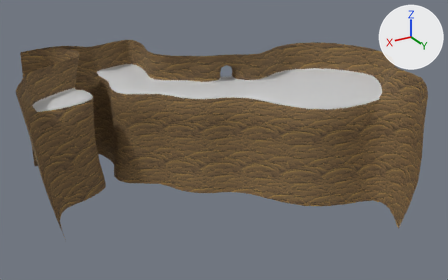
What one commit did to the FBX model BugSplat/Assets/WIP/Christian/Christian Models/Hub.FBX.
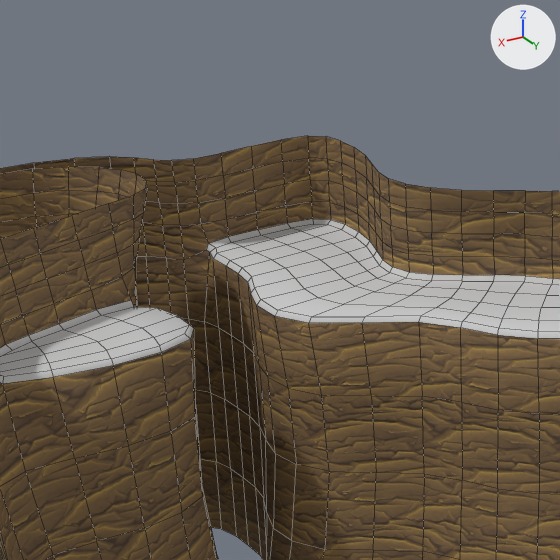
Each version is shown whole from a camera (50 mm lens) standing at (49.8, 117.8, 40.8) and looking at (-10.1, 18.1, -9.1), then close up on the part from 8% to 45% of the width and 0% to 58% of the height. The lights are fixed; the arrows at upper right show +X, +Y and +Z. The close-ups show mesh edges as thin lines. Where no turn or scale is listed for an object, it has been applied to the vertices.

Names of what the first close-up shows: 'Hub'.
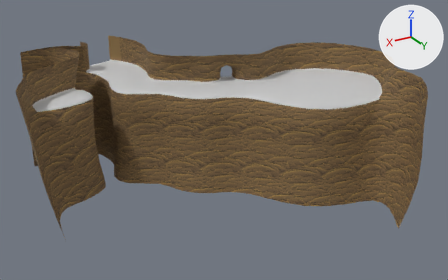
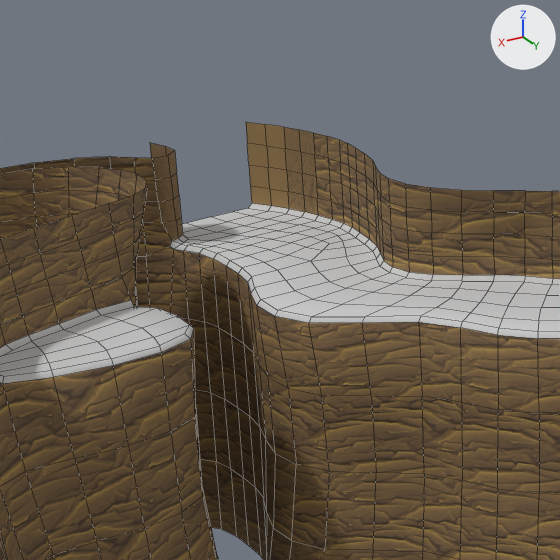
Commit message: hub scene updates.

Pixel boxes [x1, y1, x2, y2] of what changed, in the close-ups (560 x 560 px):
```json
{"object": "Hub", "change": "reshaped", "before": [0, 136, 560, 560], "after": [0, 122, 560, 560]}
{"part": 1, "of": "me_mesh", "change": "built on", "before": [134, 140, 431, 328], "after": [134, 122, 431, 328]}
{"part": 2, "of": "me_mesh", "change": "surface changed", "before": [153, 136, 376, 260], "after": [152, 136, 379, 262]}
{"part": 3, "of": "me_mesh", "change": "recoloured", "before": [227, 213, 258, 237], "after": [184, 239, 210, 244]}
```

The change, as JSON lines over the scene's bpy script:
```json
{"block": "me_mesh", "where": "# used by ob_hub; location = (0.0, 0.0, 0.0)"}
{"op": "remove", "block": "me_mesh", "code": "me_mesh.from_pydata(...)  # 888 vertices, 794 faces; spans x -45.2..29.2, y -16.1..50.3, z -20.0..6.0"}
{"op": "add", "block": "me_mesh", "code": "me_mesh.from_pydata(...)  # 954 vertices, 851 faces; spans x -45.2..29.2, y -18.6..50.3, z -20.0..6.0"}
{"block": "me_mesh", "change": "me_mesh part 1"}
{"block": "me_mesh", "change": "14 vertices are removed from x -4.0..7.6, y -13.1..-5.0, z -0.9..6.0"}
{"block": "me_mesh", "change": "37 faces are deleted"}
{"block": "me_mesh", "change": "6 vertices in x -3.9..-3.6, y -6.2..-6.1, z 0.0..6.0 move by (0.1, 1.3, 0.0)"}
{"block": "me_mesh", "change": "5 vertices in x -2.9, y -2.0, z 0.3..6.0 move by (0.0, 0.2, 0.0)"}
{"block": "me_mesh", "change": "5 vertices in x -3.4, y -4.0, z 0.3..6.0 move by (0.1, 0.7, 0.0)"}
{"block": "me_mesh", "change": "5 vertices in x -4.1, y -8.5, z 0.3..6.0 move by (0.1, 1.9, 0.0)"}
{"block": "me_mesh", "change": "4 vertices in x -2.7, y -12.9, z 1.5..6.0 move by (-1.4, 2.1, 0.0)"}
{"block": "me_mesh", "change": "4 vertices in x -4.0, y -10.5, z 1.5..6.0 move by (-0.1, 2.2, 0.0)"}
{"block": "me_mesh", "change": "59 vertices move from x -3.7..8.2, y -12.9..4.1, z -0.9..6.0 to x -4.2..8.1, y -15.0..4.1, z -0.3..6.0"}
{"block": "me_mesh", "change": "59 vertices are added at x -4.2..7.3, y -18.6..-4.7, z -0.3..6.0"}
{"block": "me_mesh", "change": "5 new vertices lie (0.5, -1.3, 0.0) away from vertices in x -3.4, y -13.4, z 0.3..6.0"}
{"block": "me_mesh", "change": "5 new vertices lie (0.6, -1.3, 0.0) away from vertices in x -2.9, y -14.7, z 0.3..6.0"}
{"block": "me_mesh", "change": "6 new vertices lie (0.8, -1.3, 0.0) away from vertices in x -2.3..-2.0, y -16.0..-15.9, z 0.0..6.0"}
{"block": "me_mesh", "change": "5 new vertices lie (0.9, -1.3, 0.0) away from vertices in x -1.5, y -17.3, z 0.3..6.0"}
{"block": "me_mesh", "change": "55 new faces join them, mat_08___default (its picture is missing)"}
{"block": "me_mesh", "change": "39 new faces join them, mat_01___default"}
{"block": "me_mesh", "change": "me_mesh part 2: 36 kept faces spanning x -4.2..8.1, y -15.0..-3.3, z 0.0..6.0 get new texture (UV) coordinates"}
{"block": "me_mesh", "change": "me_mesh part 3: 1 face spanning x 4.6..6.4, y -13.6..-12.4, z 0.0 switches from mat_01___default to mat_08___default (its picture is missing)"}
```
